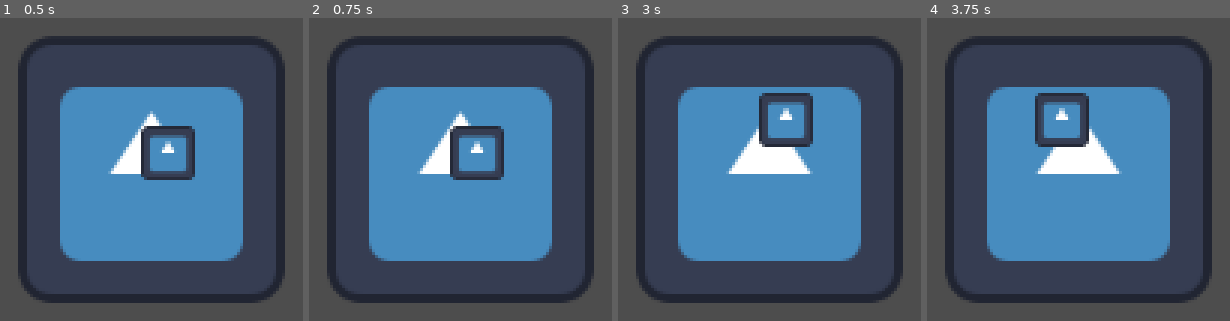
Above: before the commit, frames 1-4 (left to right).
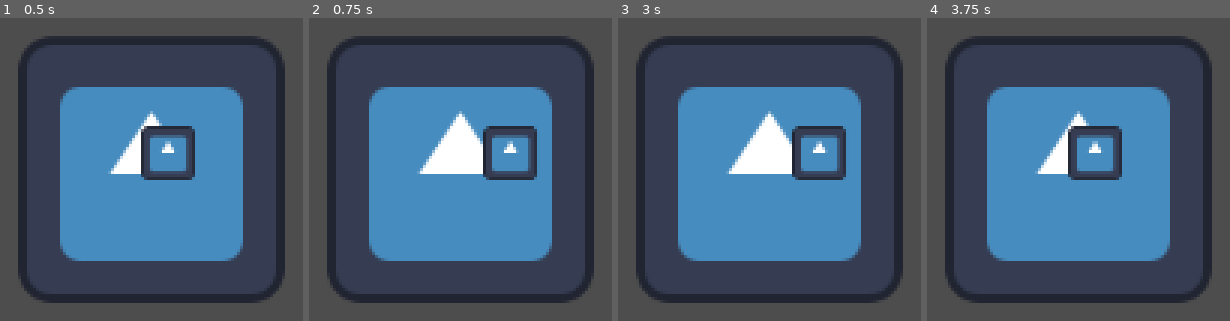
Above: after the commit, the same moments.

Repository: Sergueille/Collector
Game: Godot game, scene res://puzzle/tiles/test_puzzle.tscn
Same seed, same stepped clock (60 frames per second), same inputs: the game is played once before the commit and once after it. This scene is started directly instead of the project's main scene. The engine's default icon, where the game draws it, is replaced by a stand-in: a white triangle on a blue panel in a dark square.
Inputs:
- Up to frame 1 (0.5 s): no input
- Up to frame 2 (0.75 s): tap Enter at 0.5 s; hold D (right) from 0.53 s (still down); hold E (magnet) from 0.53 s (still down)
- Up to frame 3 (3 s): tap Space at 1.25, 2.75 s; release D (right) at 1.28 s; release E (magnet) at 1.28 s; hold S (down) 1.28-2.03 s; tap E (magnet) at 1.35, 2.85 s; tap Enter at 2 s; hold D (right) 2.03-2.78 s; hold E (magnet) 2.03-2.78 s; hold W (up) from 2.78 s (still down)
- Up to frame 4 (3.75 s): tap Enter at 3.5 s; release W (up) at 3.53 s; hold Left (left) from 3.53 s (still down); hold E (magnet) from 3.53 s (still down)

Frame 1 is identical in both runs. In frame 2, 3.8% of the frame differs, in the area x 46-76%, y 35-54%; in frame 3, 4.0%; in frame 4, 4.6%, in the area x 35-65%, y 24-54%.
Error before the commit: Invalid access to property or key 'properties' on a base object of type 'Nil'. (res://puzzle/tile.gd:14)

Commit message:
Fix blocking movement
Now it works :)

Diff:
--- a/player/player.gd
+++ b/player/player.gd
@@ -13,6 +13,7 @@
 
 var current_position: Vector2i = Vector2i.ZERO
 var movement_direction: Vector2i = Vector2i.ZERO
+var target_position: Vector2i = Vector2i.ZERO
 
 var movement_tween: Tween = null
 var movement_cooldown: SceneTreeTimer = null
@@ -25,24 +26,21 @@
 
 func _process(delta: float) -> void:
 	if movement_direction != Vector2i.ZERO:
-		move(current_position + movement_direction)
-		movement_direction = Vector2i.ZERO
+		target_position = current_position + movement_direction
+		move()
 
 
 # this will be awkward but we may have to verify if the player moved
 # and it stayed in the same place because of the "block movement" effect
-func move(target_position: Vector2i):
+func move():
 	movement_direction = Vector2i.ZERO
 	var puzzle = Puzzle.get_puzzle(self)
 	if not puzzle.tiles.has(target_position):
-		print("buwop")
-		print("quis ir pra ", current_position + movement_direction, " mas não tem nada lá")
 		return
 	puzzle.tiles[target_position].apply_properties()
 
 	if target_position != current_position:
 		moving = true
-		print("deslocamento na direção ", target_position-current_position)
 		# move was not blocked
 		# run animation of player moving between tiles and block movement
 		# while that happens
--- a/puzzle/puzzle.gd
+++ b/puzzle/puzzle.gd
@@ -3,6 +3,7 @@
 
 @export var player: Player
 @export var tiles: Dictionary[Vector2i, Tile] # position of the tile - tile
+@export var tilemap: TileMapLayer
 
 
 func set_level():
--- a/puzzle/puzzle.tscn
+++ b/puzzle/puzzle.tscn
@@ -2,7 +2,7 @@
 
 [ext_resource type="Script" uid="uid://c4v78c2w06106" path="res://puzzle/puzzle.gd" id="1_n7lcs"]
 
-[node name="Puzzle" type="Node2D"]
+[node name="Puzzle2" type="Node2D"]
 script = ExtResource("1_n7lcs")
 
 [node name="TileMapLayer" type="TileMapLayer" parent="."]
--- a/puzzle/tiles/test_puzzle.tscn
+++ b/puzzle/tiles/test_puzzle.tscn
@@ -1,21 +1,26 @@
-[gd_scene load_steps=12 format=4 uid="uid://cfv5mcvdefe8n"]
+[gd_scene load_steps=17 format=4 uid="uid://cfv5mcvdefe8n"]
 
 [ext_resource type="PackedScene" uid="uid://dfrt0ougkb0aa" path="res://puzzle/puzzle.tscn" id="1_yiny1"]
 [ext_resource type="Texture2D" uid="uid://cs2482ewy1udk" path="res://icon.svg" id="2_gcyel"]
+[ext_resource type="Script" uid="uid://gwbo75pfp2tu" path="res://puzzle/tile_map.gd" id="3_3owcc"]
 [ext_resource type="PackedScene" uid="uid://dbq18lsil75me" path="res://player/player.tscn" id="3_g7gbl"]
 [ext_resource type="PackedScene" uid="uid://6f8e0sh8jlue" path="res://puzzle/tile.tscn" id="4_ot56v"]
 [ext_resource type="Script" uid="uid://bhgo8tgliywqc" path="res://puzzle/tiles/tile_resource.gd" id="5_alx6q"]
+[ext_resource type="PackedScene" uid="uid://i0lcw04uwkwe" path="res://puzzle/property/block.tscn" id="7_wbbi2"]
 
 [sub_resource type="TileSetAtlasSource" id="TileSetAtlasSource_g7gbl"]
 texture = ExtResource("2_gcyel")
+0:0/next_alternative_id = 6
 0:0/0 = 0
+1:0/next_alternative_id = 3
 1:0/0 = 0
+2:0/next_alternative_id = 2
 2:0/0 = 0
-3:0/0 = 0
 4:0/0 = 0
 5:0/0 = 0
 6:0/0 = 0
 7:0/0 = 0
+0:1/next_alternative_id = 3
 0:1/0 = 0
 1:1/0 = 0
 2:1/0 = 0
@@ -24,6 +29,7 @@
 5:1/0 = 0
 6:1/0 = 0
 7:1/0 = 0
+0:2/next_alternative_id = 2
 0:2/0 = 0
 1:2/0 = 0
 2:2/0 = 0
@@ -32,6 +38,7 @@
 5:2/0 = 0
 6:2/0 = 0
 7:2/0 = 0
+0:3/next_alternative_id = 2
 0:3/0 = 0
 1:3/0 = 0
 2:3/0 = 0
@@ -40,6 +47,7 @@
 5:3/0 = 0
 6:3/0 = 0
 7:3/0 = 0
+0:4/next_alternative_id = 2
 0:4/0 = 0
 1:4/0 = 0
 2:4/0 = 0
@@ -48,6 +56,7 @@
 5:4/0 = 0
 6:4/0 = 0
 7:4/0 = 0
+0:5/next_alternative_id = 2
 0:5/0 = 0
 1:5/0 = 0
 2:5/0 = 0
@@ -56,6 +65,7 @@
 5:5/0 = 0
 6:5/0 = 0
 7:5/0 = 0
+0:6/next_alternative_id = 2
 0:6/0 = 0
 1:6/0 = 0
 2:6/0 = 0
@@ -64,6 +74,7 @@
 5:6/0 = 0
 6:6/0 = 0
 7:6/0 = 0
+0:7/next_alternative_id = 2
 0:7/0 = 0
 1:7/0 = 0
 2:7/0 = 0
@@ -72,8 +83,13 @@
 5:7/0 = 0
 6:7/0 = 0
 7:7/0 = 0
+3:0/0 = 0
 
 [sub_resource type="TileSet" id="TileSet_ot56v"]
+custom_data_layer_0/name = "activated"
+custom_data_layer_0/type = 1
+custom_data_layer_1/name = ""
+custom_data_layer_1/type = 0
 sources/0 = SubResource("TileSetAtlasSource_g7gbl")
 
 [sub_resource type="Resource" id="Resource_3owcc"]
@@ -92,21 +108,41 @@
 script = ExtResource("5_alx6q")
 metadata/_custom_type_script = "uid://bhgo8tgliywqc"
 
-[node name="Puzzle" node_paths=PackedStringArray("tiles") instance=ExtResource("1_yiny1")]
+[sub_resource type="Resource" id="Resource_j1p52"]
+script = ExtResource("5_alx6q")
+metadata/_custom_type_script = "uid://bhgo8tgliywqc"
+
+[sub_resource type="Resource" id="Resource_30kmg"]
+script = ExtResource("5_alx6q")
+metadata/_custom_type_script = "uid://bhgo8tgliywqc"
+
+[sub_resource type="Resource" id="Resource_ego48"]
+script = ExtResource("5_alx6q")
+properties = Array[PackedScene]([ExtResource("7_wbbi2")])
+metadata/_custom_type_script = "uid://bhgo8tgliywqc"
+
+[node name="Puzzle" node_paths=PackedStringArray("player", "tiles", "tilemap") instance=ExtResource("1_yiny1")]
+player = NodePath("Player")
 tiles = {
 Vector2i(-1, -1): NodePath("Tile3"),
 Vector2i(-1, 0): NodePath("Tile2"),
 Vector2i(0, -1): NodePath("Tile4"),
-Vector2i(0, 0): NodePath("Tile")
+Vector2i(0, 0): NodePath("Tile"),
+Vector2i(0, 1): NodePath("Tile6"),
+Vector2i(1, 0): NodePath("Tile5"),
+Vector2i(1, 1): NodePath("Tile7")
 }
+tilemap = NodePath("TileMapLayer")
 
-[node name="TileMapLayer" parent="." index="0"]
+[node name="TileMapLayer" parent="." index="0" node_paths=PackedStringArray("puzzle")]
 tile_map_data = PackedByteArray("AAD8//3/AAAAAAAAAAD8//7/AAAAAAEAAAD8////AAAAAAIAAAD8/wAAAAAAAAMAAAD8/wEAAAAAAAQAAAD8/w …(944 unchanged characters)…
 tile_set = SubResource("TileSet_ot56v")
+script = ExtResource("3_3owcc")
+puzzle = NodePath("..")
 
-[node name="Player" parent="." index="1" instance=ExtResource("3_g7gbl")]
+[node name="Camera2D" type="Camera2D" parent="." index="1"]
 
-[node name="Camera2D" type="Camera2D" parent="." index="2"]
+[node name="Player" parent="." index="2" instance=ExtResource("3_g7gbl")]
 
 [node name="Tile" parent="." index="3" instance=ExtResource("4_ot56v")]
 data = SubResource("Resource_3owcc")
@@ -121,7 +157,10 @@
 data = SubResource("Resource_03wjf")
 
 [node name="Tile5" parent="." index="7" instance=ExtResource("4_ot56v")]
+data = SubResource("Resource_j1p52")
 
 [node name="Tile6" parent="." index="8" instance=ExtResource("4_ot56v")]
+data = SubResource("Resource_30kmg")
 
 [node name="Tile7" parent="." index="9" instance=ExtResource("4_ot56v")]
+data = SubResource("Resource_ego48")
